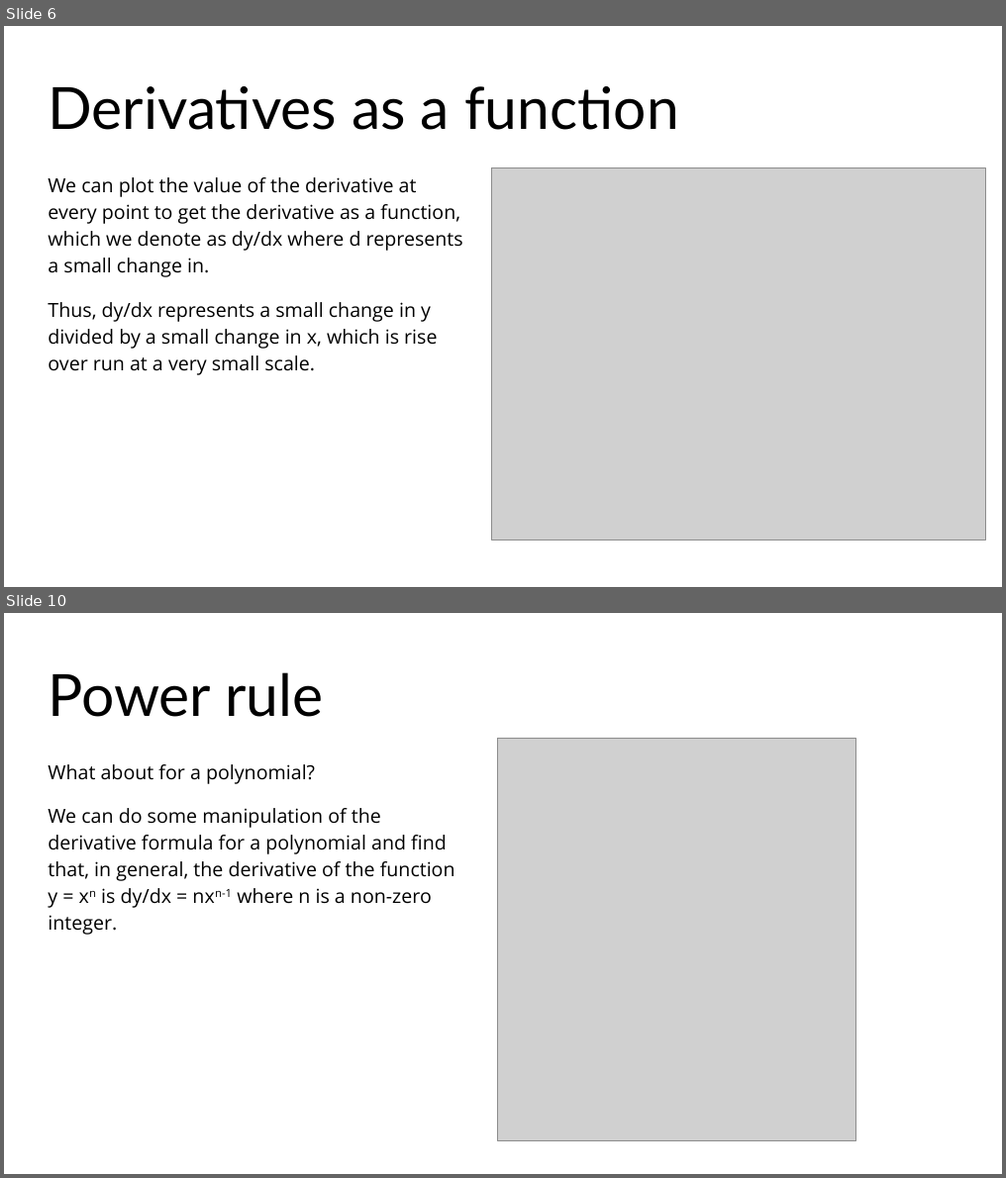
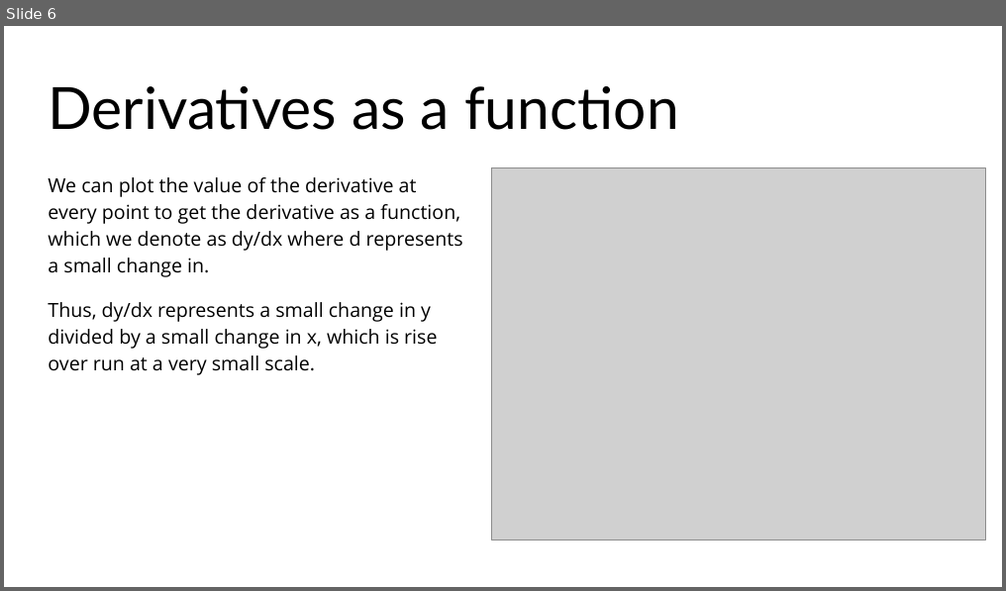
Before and after one commit to Sparks29032/Applied-Math-Website, a slide deck: docs/resources/slides/Survey of Calculus.pptx. Shown one above the other, each under a label of ours: slides 6 and 10 before the commit, slide 6 after it; the slides between them are not shown. The pictures are 1006x1178 and 1006x591 pixels, drawn with LibreOffice and Linux fonts; fonts in the diff are those of the drawing; grey boxes stand for pictures. Boxes give left, top, right and bottom in pixels: in the first picture for what was removed or moved away, otherwise in the second. Text is boxed around its words. In the diff, an @@ line names an element or a change of style, - is before the commit and + after.

```diff
--- a/docs/resources/slides/Survey of Calculus.pptx
+++ b/docs/resources/slides/Survey of Calculus.pptx
@@ slide 10 removed at (x1=4, y1=613, x2=1002, y2=1174), background #FFFFFF @@
@@ title removed at (x1=48, y1=672, x2=323, y2=717) @@
-Power rule
@@ picture removed at (x1=498, y1=738, x2=856, y2=1141) @@
@@ text removed at (x1=48, y1=764, x2=315, y2=784) @@
-What about for a polynomial?
@@ text removed at (x1=48, y1=808, x2=455, y2=935) @@
-We can do some manipulation of the derivative formula for a polynomial and find that, in general, the derivative of the function y = xn is dy/dx = nxn-1 where n is a non-zero integer.
```
Also in this commit, not shown: 2 slides changed, 7 slides added, 5 other slides removed, 2 other files.
